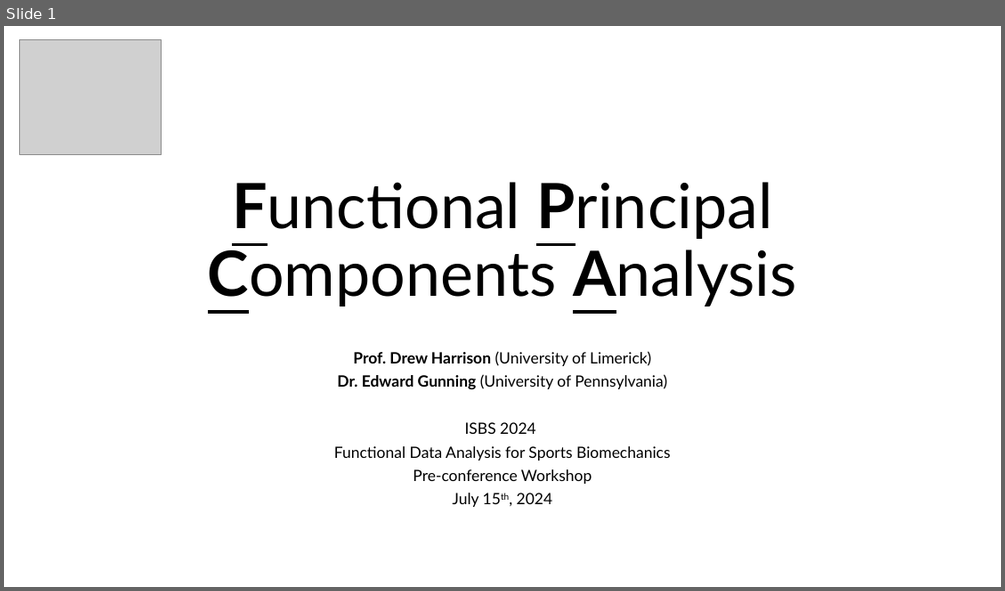
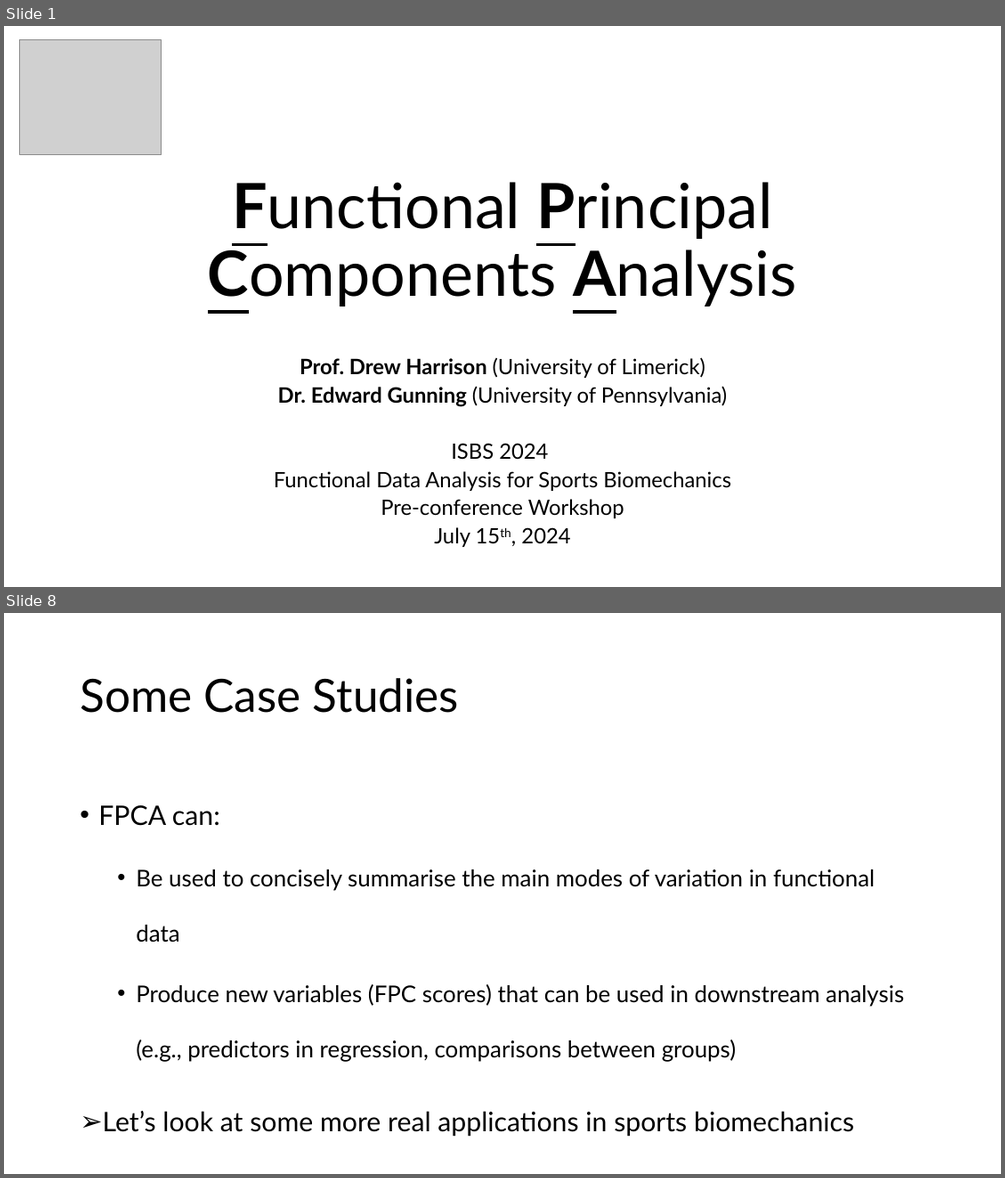
Before and after one commit to edwardgunning/ISBS-Short-Course, a slide deck: slides/04-fpca.pptx. Shown one above the other, each under a label of ours: slide 1 before the commit, slides 1 and 8 after it; the slides between them are not shown. The pictures are 1005x591 and 1005x1178 pixels, drawn with LibreOffice and Linux fonts; fonts in the diff are those of the drawing; grey boxes stand for pictures; background and template pictures are left out. Boxes give left, top, right and bottom in pixels: in the first picture for what was removed or moved away, otherwise in the second. Text is boxed around its words. In the diff, an @@ line names an element or a change of style, - is before the commit and + after.

Commit message:
Add fpca slides update readme

```diff
--- a/slides/04-fpca.pptx
+++ b/slides/04-fpca.pptx
@@ slide 8 added at (4, 613, 1001, 1174), background #FFFFFF @@
@@ title added at (80, 678, 459, 713), 44 pt, text #000000 @@
+Some Case Studies
@@ text added at (98, 805, 904, 1136), 22.2 pt, text #000000 @@
+• FPCA can:
+  • Be used to concisely summarise the main modes of variation in functional data
+  • Produce new variables (FPC scores) that can be used in downstream analysis (e.g., predictors in regression, comparisons between groups)
+➢ Let’s look at some more real applications in sports biomechanics
@@ slide 1 changed as well @@
@@ subtitle "Prof. Drew Harrison (University of ..." at (274, 357, 731, 547): size 15 to 20.4 pt @@
```
Also in this commit, not shown: 13 other slides added, 2 other files.
